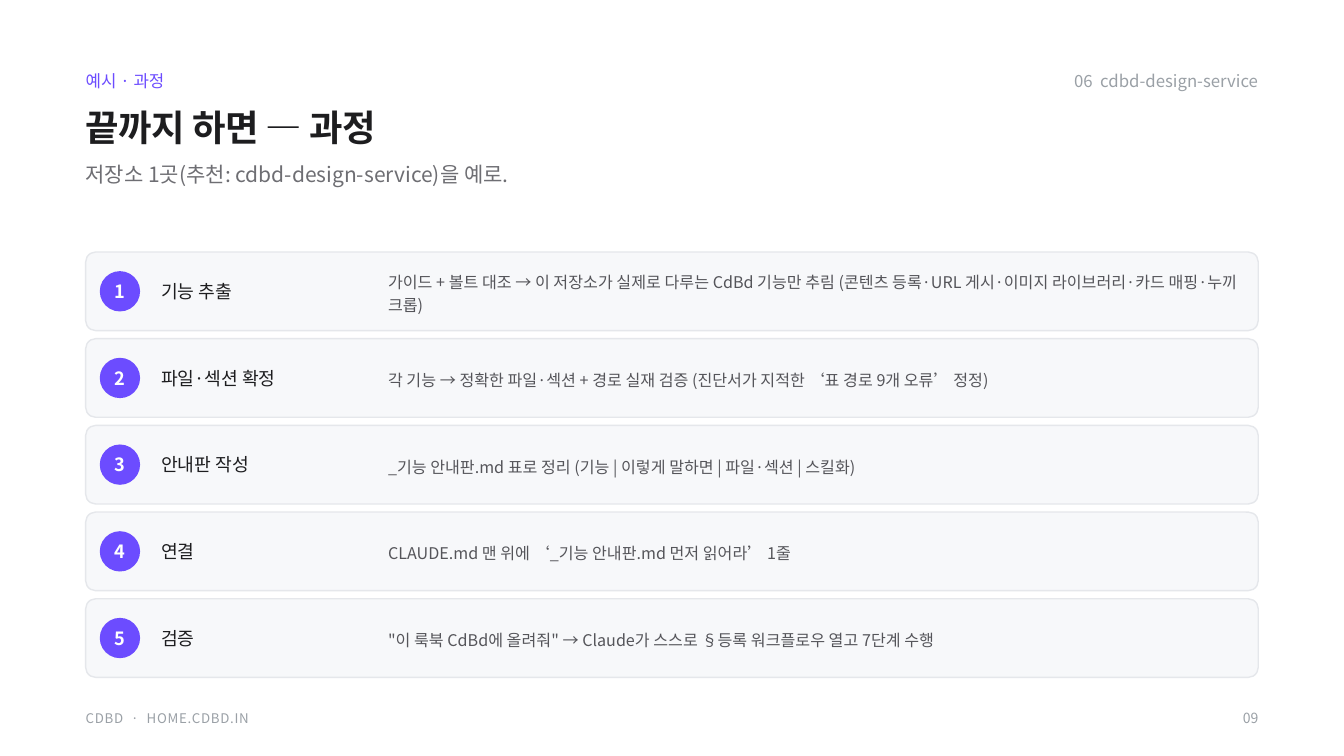
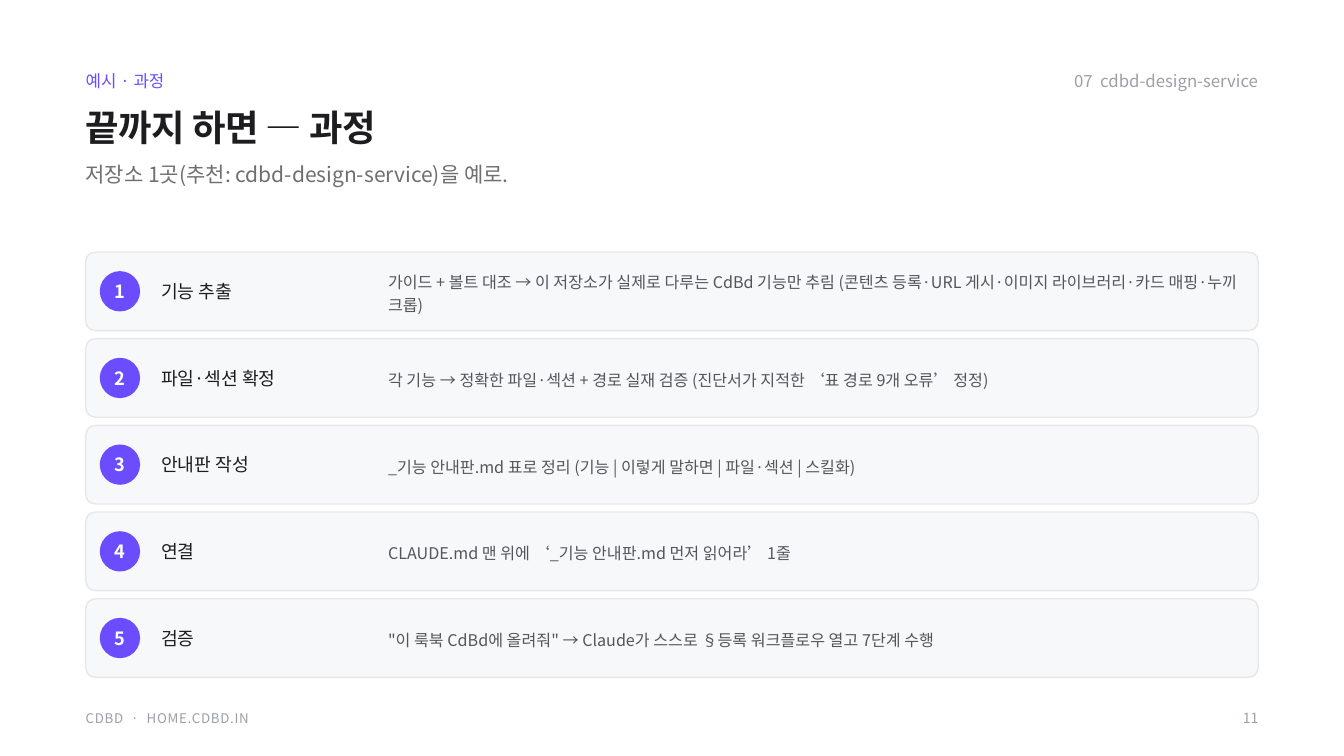
Before and after one commit to CdBd-in/design, a slide deck: slide 11 of _기능 안내판 실행 계획.pptx (slide 9 before the commit). Drawn at 1344x756 pixels with LibreOffice and Linux fonts; fonts in the diff are those of the drawing. Boxes give left, top, right and bottom in pixels: in the first picture for what was removed or moved away, otherwise in the second. Text is boxed around its words. In the diff, an @@ line names an element or a change of style, - is before the commit and + after.

```diff
--- a/_기능 안내판 실행 계획.pptx
+++ b/_기능 안내판 실행 계획.pptx
@@ text at [1074,74,1258,91]: text changed @@
-06 cdbd-design-service
+07 cdbd-design-service
@@ text at [1243,713,1259,723]: text changed @@
-09
+11
```
Also in this commit, not shown: 8 other slides changed, 2 slides added, 1 other file.
